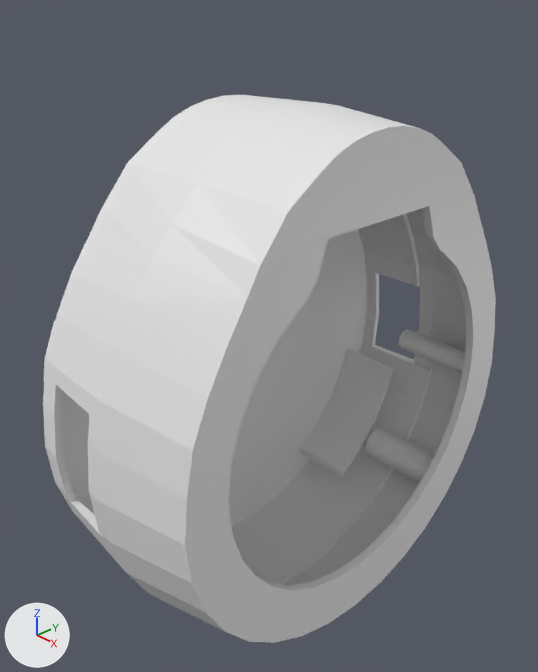
Renders of the Blender file box/box-esp32.blend from each side of a commit.
The view is the same before and after, from a camera (50 mm lens) standing at (0.0488, -0.0503, 0.0404) and looking at (-0.003, -0.0015, 0.0055). The axes (+X, +Y, +Z) are drawn at lower left. The lights are the same throughout. The picture after the commit comes second.

The scene before the commit, as lines of its bpy script (objects in view):
```python
ob_ケース外形3d_上 = bpy.data.objects.new('ケース外形3D.上', me_円柱_057)
ob_ケース外形3d_上.location = (-0.0001, 0.0, 0.0008)
ob_ケース外形3d_上.scale = (1.1, 1.12, 1.12)
ob_ケース外形3d_下 = bpy.data.objects.new('ケース外形3D.下', me_円柱_060)
ob_ケース外形3d_下.location = (-0.0001, 0.0, 0.0008)
ob_ケース外形3d_下.scale = (1.1, 1.12, 1.12)
ob_コネクタ_オス_bl = bpy.data.objects.new('コネクタ.オス.BL', me_円柱_115)
ob_コネクタ_オス_bl.location = (-0.0041, -0.0168, -0.0159)
ob_コネクタ_オス_bl.scale = (4.02, 1.5, 1.5)
ob_コネクタ_オス_br = bpy.data.objects.new('コネクタ.オス.BR', me_円柱_116)
ob_コネクタ_オス_br.location = (-0.0041, 0.0168, -0.0159)
ob_コネクタ_オス_br.scale = (4.02, 1.5, 1.5)
ob_コネクタ_オス_tc = bpy.data.objects.new('コネクタ.オス.TC', me_円柱_121)
ob_コネクタ_オス_tc.location = (-0.0041, 0.0, 0.0263)
ob_コネクタ_オス_tc.scale = (4.02, 1.5, 1.5)
ob_内部コネクタ_002 = bpy.data.objects.new('内部コネクタ.002', me_円柱_011)
ob_内部コネクタ_002.location = (-0.0043, -0.0133, 0.00797)
ob_内部コネクタ_002.rotation_euler = (0.0, -1.571, 0.0)  # degrees (0, -90, 0)
ob_内部コネクタ_002.scale = (0.9, 0.9, 1.0)
ob_内部コネクタ_土台_002 = bpy.data.objects.new('内部コネクタ.土台.002', me_立方体_003)
ob_内部コネクタ_土台_002.location = (-0.00787, -0.0186, 0.00801)
ob_内部コネクタ_土台_002.scale = (3.25, 1.08, 1.0)
ob_内部コネクタ_土台_004 = bpy.data.objects.new('内部コネクタ.土台.004', me_円柱_053)
ob_内部コネクタ_土台_004.location = (-0.00787, -0.0133, 0.00798)
ob_内部コネクタ_土台_004.scale = (3.25, 1.0, 1.0)
```
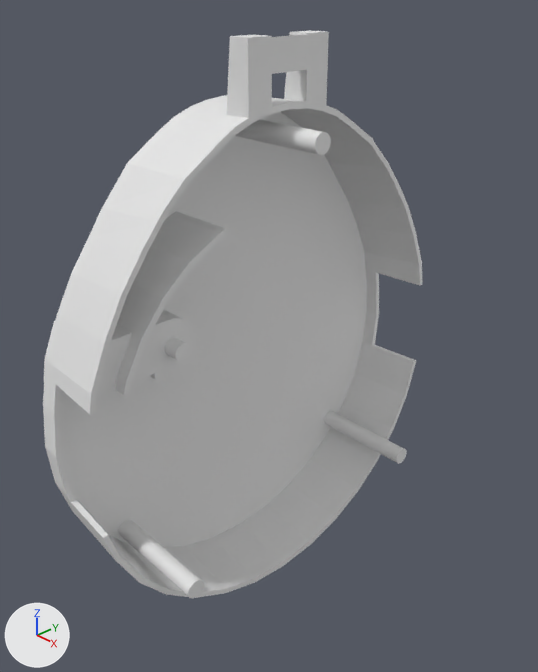
Not drawn themselves, but carrying or shaping drawn objects: ob_内部コネクタ_002, ob_内部コネクタ_土台_004, ob_内部コネクタ_土台_002, ob_基盤内側, ob_基盤内側壁, ob_基盤内側アンテナ, ob_ケーブル空間, ob_基盤内側壁マスク_001, ob_基盤内側壁マスク_002, ob_コネクタ_オス_マスク_tc, ob_液晶スペーサー_001, ob_液晶スペーサー_002, ob_液晶スペーサー_003, ob_ケース留_tl, ob_ケース留_tr, ob_ケース留_bl, ob_取っ手, ob_取っ手マスク, ob_取っ手軸.

Patch to the scene script:
```diff
--- a/box/box-esp32.blend.py
+++ b/box/box-esp32.blend.py
@@ me_立方体_034 @@
+me_立方体_034.from_pydata([(-0.00241, -0.00311, -0.00446), (-0.00336, -0.00311, 0.00446), (-0.00241, 0.00311, -0.00446), (-0.00336, 0.00311, 0.00446), (0.00241, -0.00311, -0.00446), (0.00336, -0.00311, 0.00446), (0.00241, 0.00311, -0.00446), (0.00336, 0.00311, 0.00446)], [], [(0, 1, 3, 2), (2, 3, 7, 6), (6, 7, 5, 4), (4, 5, 1, 0), (2, 6, 4, 0), (7, 3, 1, 5)])
@@ ob_ケース外形3d_上 @@
 _m = ob_ケース外形3d_上.modifiers.new('ブーリアン.001', 'BOOLEAN')
-_m.object = ob_ケース外形3c_噛み合わせ
+_m.object = ob_取っ手
+_m.operation = 'UNION'
+_m = ob_ケース外形3d_上.modifiers.new('ブーリアン.010', 'BOOLEAN')
+_m.object = ob_液晶スペーサー_001
+_m.operation = 'UNION'
+_m = ob_ケース外形3d_上.modifiers.new('ブーリアン.013', 'BOOLEAN')
+_m.object = ob_液晶スペーサー_002
+_m.operation = 'UNION'
+_m = ob_ケース外形3d_上.modifiers.new('ブーリアン.014', 'BOOLEAN')
+_m.object = ob_液晶スペーサー_003
+_m.operation = 'UNION'
 _m = ob_ケース外形3d_上.modifiers.new('ブーリアン.002', 'BOOLEAN')
@@ ob_ケース外形3d_上 @@
 _m = ob_ケース外形3d_上.modifiers.new('ブーリアン', 'BOOLEAN')
 _m.operation = 'INTERSECT'
+_m = ob_ケース外形3d_上.modifiers.new('ブーリアン.009', 'BOOLEAN')
+_m.object = ob_ケース留_bl
+_m.operation = 'UNION'
+_m = ob_ケース外形3d_上.modifiers.new('ブーリアン.011', 'BOOLEAN')
+_m.object = ob_ケース留_tl
+_m.operation = 'UNION'
+_m = ob_ケース外形3d_上.modifiers.new('ブーリアン.012', 'BOOLEAN')
+_m.object = ob_ケース留_tr
+_m.operation = 'UNION'
+ob_ケース外形3d_上.hide_set(True)
@@ ob_ケース外形3d_下 @@
 ob_ケース外形3d_下.scale = (1.1, 1.12, 1.12)
+_m = ob_ケース外形3d_下.modifiers.new('ブーリアン.001', 'BOOLEAN')
+_m.object = ob_取っ手
+_m.operation = 'UNION'
 _m = ob_ケース外形3d_下.modifiers.new('ブーリアン', 'BOOLEAN')
 _m.object = ob_ケース分割リファレンス
-_m = ob_ケース外形3d_下.modifiers.new('ブーリアン.001', 'BOOLEAN')
-_m.object = ob_ケース外形3c_噛み合わせ
-_m.operation = 'UNION'
 _m = ob_ケース外形3d_下.modifiers.new('ブーリアン.002', 'BOOLEAN')
@@ ob_コネクタ_オス_bl @@
 ob_コネクタ_オス_bl.scale = (4.02, 1.5, 1.5)
+ob_コネクタ_オス_bl.hide_set(True)  # its collection is switched off
@@ ob_コネクタ_オス_br @@
 ob_コネクタ_オス_br.scale = (4.02, 1.5, 1.5)
+ob_コネクタ_オス_br.hide_set(True)  # its collection is switched off
@@ ob_コネクタ_オス_tc @@
 ob_コネクタ_オス_tc.scale = (4.02, 1.5, 1.5)
+ob_コネクタ_オス_tc.hide_set(True)  # its collection is switched off
@@ ob_内部コネクタ_002 @@
 ob_内部コネクタ_002.scale = (0.9, 0.9, 1.0)
+ob_内部コネクタ_002.hide_set(True)
@@ ob_内部コネクタ_土台_004 @@
 _m = ob_内部コネクタ_土台_004.modifiers.new('ブーリアン.001', 'BOOLEAN')
 _m.operation = 'INTERSECT'
+ob_内部コネクタ_土台_004.hide_set(True)
@@ ob_内部コネクタ_土台_002 @@
 ob_内部コネクタ_土台_002.scale = (3.25, 1.08, 1.0)
+ob_内部コネクタ_土台_002.hide_set(True)
@@ ob_基盤内側 @@
 ob_基盤内側.scale = (3.58, 3.58, 2.63)
+ob_基盤内側.hide_set(True)
@@ ob_基盤内側壁 @@
 _m = ob_基盤内側壁.modifiers.new('ブーリアン.004', 'BOOLEAN')
 _m.object = ob_基盤内側壁マスク_002
+ob_基盤内側壁.hide_set(True)  # its collection is switched off
@@ ob_基盤内側アンテナ @@
 ob_基盤内側アンテナ.scale = (1.0, 1.1, 1.0)
+ob_基盤内側アンテナ.hide_set(True)
@@ ob_ケーブル空間 @@
 ob_ケーブル空間.scale = (2.81, 0.804, 2.19)
+ob_ケーブル空間.hide_set(True)
@@ ob_基盤内側壁マスク_001 @@
 ob_基盤内側壁マスク_001 = bpy.data.objects.new('基盤内側壁マスク.001', me_立方体_027)
-ob_基盤内側壁マスク_001.location = (-0.0135, 0.0118, 0.00797)
+ob_基盤内側壁マスク_001.location = (-0.0135, 0.0118, 0.000297)
 ob_基盤内側壁マスク_001.rotation_euler = (-1.571, 0.0, 1.571)  # degrees (-90, 0, 90)
-ob_基盤内側壁マスク_001.scale = (1.0, 1.0, 5.01)
+ob_基盤内側壁マスク_001.scale = (1.0, 1.5, 5.01)
+ob_基盤内側壁マスク_001.hide_set(True)
@@ ob_基盤内側壁マスク_002 @@
 ob_基盤内側壁マスク_002.scale = (1.17, 1.0, 1.0)
+ob_基盤内側壁マスク_002.hide_set(True)
@@ ob_コネクタ_オス_マスク_tc @@
 ob_コネクタ_オス_マスク_tc.location = (-0.00415, 0.0, 0.0263)
-ob_コネクタ_オス_マスク_tc.scale = (1.79, 1.15, 1.15)
+ob_コネクタ_オス_マスク_tc.scale = (1.79, 1.19, 1.19)
 ob_コネクタ_オス_マスク_tc.hide_set(True)  # its collection is switched off
@@ ob_ケース留_tl @@
 ob_ケース留_tl = bpy.data.objects.new('ケース留.TL', me_球_004)
-ob_ケース留_tl.location = (0.00485, -0.0119, 0.0231)
+ob_ケース留_tl.location = (0.00332, -0.0119, 0.0231)
 ob_ケース留_tl.scale = (1.3, 1.3, 1.3)
@@ ob_ケース留_tr @@
 ob_ケース留_tr = bpy.data.objects.new('ケース留.TR', me_球_005)
-ob_ケース留_tr.location = (0.00485, 0.0119, 0.0231)
+ob_ケース留_tr.location = (0.00332, 0.0119, 0.0231)
 ob_ケース留_tr.scale = (1.3, 1.3, 1.3)
@@ ob_ケース留_bl @@
 ob_ケース留_bl = bpy.data.objects.new('ケース留.BL', me_球_006)
-ob_ケース留_bl.location = (0.00485, -0.0228, 0.00192)
+ob_ケース留_bl.location = (0.00332, -0.0228, 0.00192)
 ob_ケース留_bl.scale = (1.3, 1.3, 1.3)
@@ ob_取っ手 @@
+ob_取っ手 = bpy.data.objects.new('取っ手', me_立方体_034)  # modifiers BOOLEAN, BOOLEAN, BOOLEAN
+ob_取っ手.location = (-0.00183, 0.0, 0.0307)
+ob_取っ手.rotation_euler = (-3.142, 0.0, 0.0)  # degrees (-180, 0, 0)
+ob_取っ手.scale = (1.0, 1.62, 1.03)
@@ ob_取っ手軸 @@
+ob_取っ手軸 = bpy.data.objects.new('取っ手軸', me_円柱_022)  # a 32-sided cylinder along z spanning x -0.00195..0.00195, y -0.00125..0.00125, z -0.00155..0.00155
+ob_取っ手軸.location = (-0.00186, 0.0000305, 0.0336)
+ob_取っ手軸.rotation_euler = (-4.712, 0.0, 0.0)  # degrees (-270, 0, 0)
+ob_取っ手軸.scale = (0.76, 1.22, 2.15)
@@ ob_取っ手マスク @@
+ob_取っ手マスク = bpy.data.objects.new('取っ手マスク', me_立方体_036)  # a box spanning x -0.00122..0.00122, y -0.00277..0.00277, z -0.00195..0.00195
+ob_取っ手マスク.location = (-0.00183, 0.0, 0.0312)
+ob_取っ手マスク.rotation_euler = (-3.142, 0.0, 0.0)  # degrees (-180, 0, 0)
+ob_取っ手マスク.scale = (3.02, 0.811, 2.57)
@@ ob_液晶スペーサー_001 @@
+ob_液晶スペーサー_001 = bpy.data.objects.new('液晶スペーサー.001', me_立方体_031)  # a box spanning x -0.00135..0.00135, y -0.00135..0.00135, z -0.00211..0.00211
+ob_液晶スペーサー_001.location = (0.0075, 0.0, 0.0235)
+ob_液晶スペーサー_001.rotation_euler = (-3.142, 0.0, 0.0)  # degrees (-180, 0, 0)
+ob_液晶スペーサー_001.scale = (1.07, 6.26, 0.706)
@@ ob_液晶スペーサー_003 @@
+ob_液晶スペーサー_003 = bpy.data.objects.new('液晶スペーサー.003', me_立方体_031.copy())
+ob_液晶スペーサー_003.location = (0.0075, -0.0211, -0.00198)
+ob_液晶スペーサー_003.rotation_euler = (-3.142, 0.0, 0.0)  # degrees (-180, 0, 0)
+ob_液晶スペーサー_003.scale = (1.07, 1.08, 1.0)
@@ ob_液晶スペーサー_002 @@
+ob_液晶スペーサー_002 = bpy.data.objects.new('液晶スペーサー.002', me_立方体_031.copy())
+ob_液晶スペーサー_002.location = (0.0075, 0.022, -0.00198)
+ob_液晶スペーサー_002.rotation_euler = (-3.142, 0.0, 0.0)  # degrees (-180, 0, 0)
+ob_液晶スペーサー_002.scale = (1.07, 1.08, 1.0)
```

Pixel boxes [x1, y1, x2, y2] of what changed, in the pictures (538 x 672 px):
'ケース外形3D.下', modifiers changed, reshaped, surface changed (16% taller): before [43, 95, 432, 585]; after [43, 30, 422, 598]
'ケース外形3D.上', hidden, added: before [88, 101, 496, 643]
